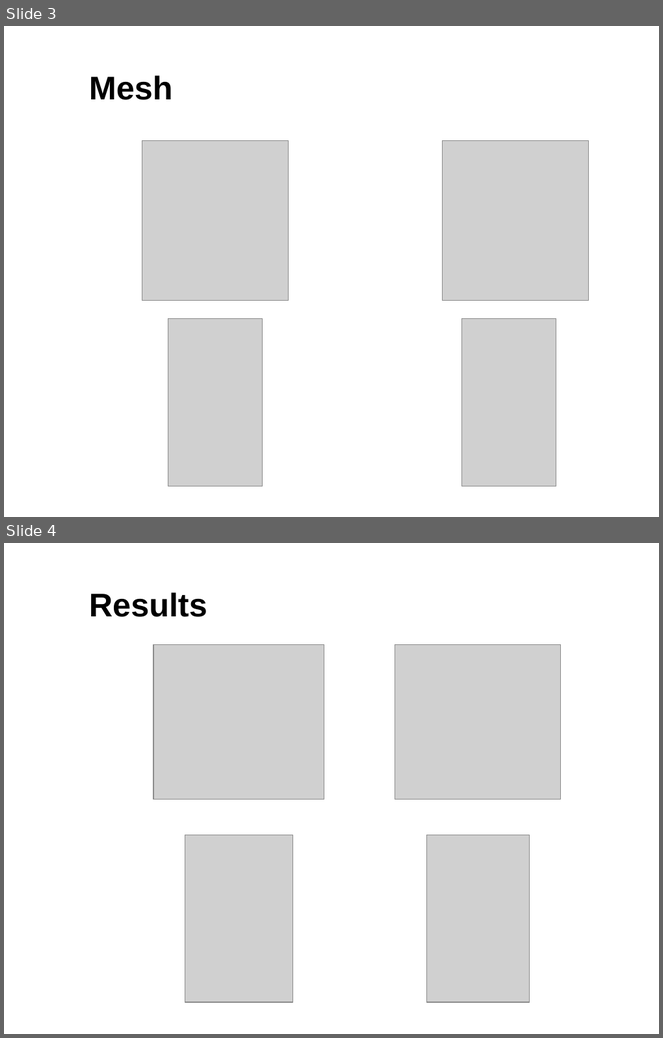
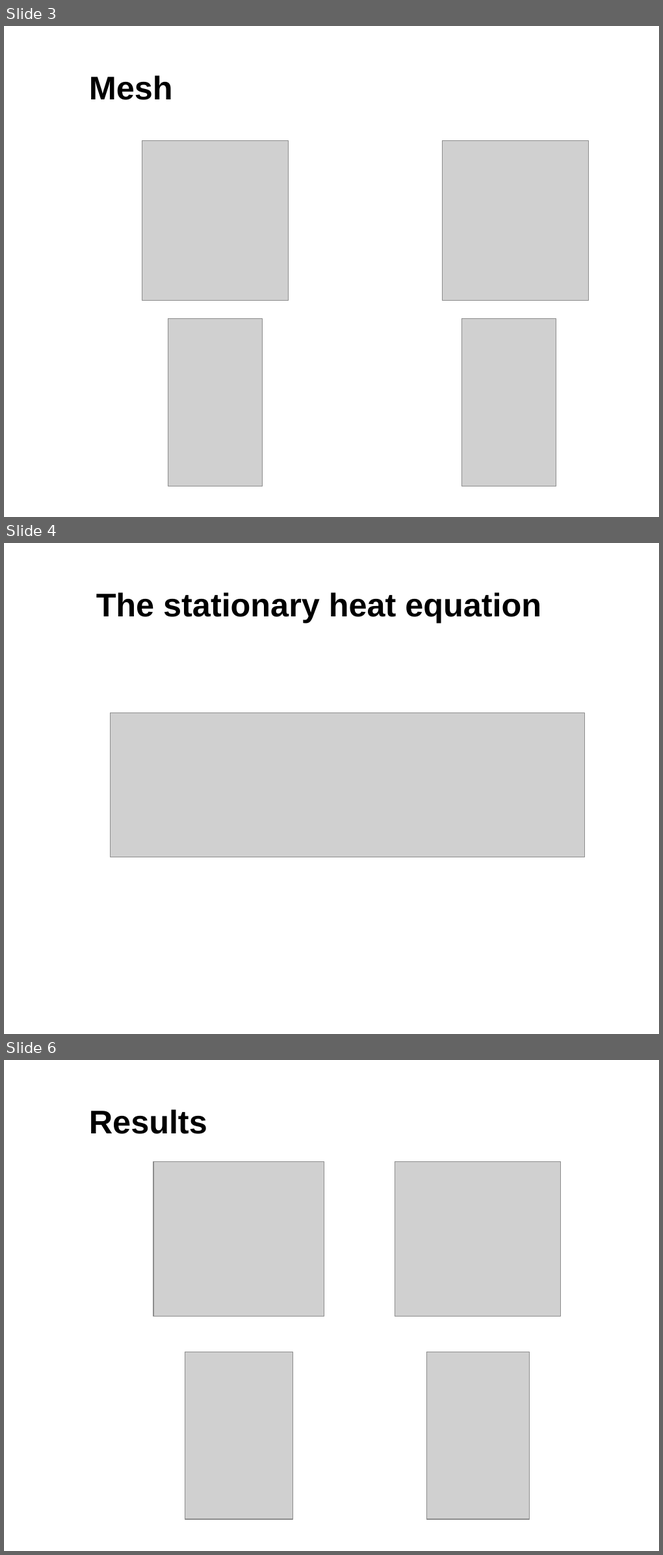
Before and after one commit to N3on1x/tma4220-project, a slide deck: presentation.pptx. Shown one above the other, each under a label of ours: slides 3 and 4 before the commit, slides 3, 4 and 6 after it; the slides between them are not shown. The pictures are 663x1038 and 663x1555 pixels, drawn with LibreOffice and Linux fonts; fonts in the diff are those of the drawing; grey boxes stand for pictures; background and template pictures are left out. Boxes give left, top, right and bottom in pixels: in the first picture for what was removed or moved away, otherwise in the second. Text is boxed around its words. In the diff, an @@ line names an element or a change of style, - is before the commit and + after.

```diff
--- a/presentation.pptx
+++ b/presentation.pptx
@@ slide 4 added at box(4, 543, 659, 1034), background #FFFFFF @@
@@ title added at box(96, 592, 542, 623), 36 pt, text #000000, bold @@
+The stationary heat equation
@@ picture added at box(110, 713, 584, 858) @@
@@ what was slide 4 is now slide 6 @@
```
Also in this commit, not shown: 1 other slide added, 1 other file.
